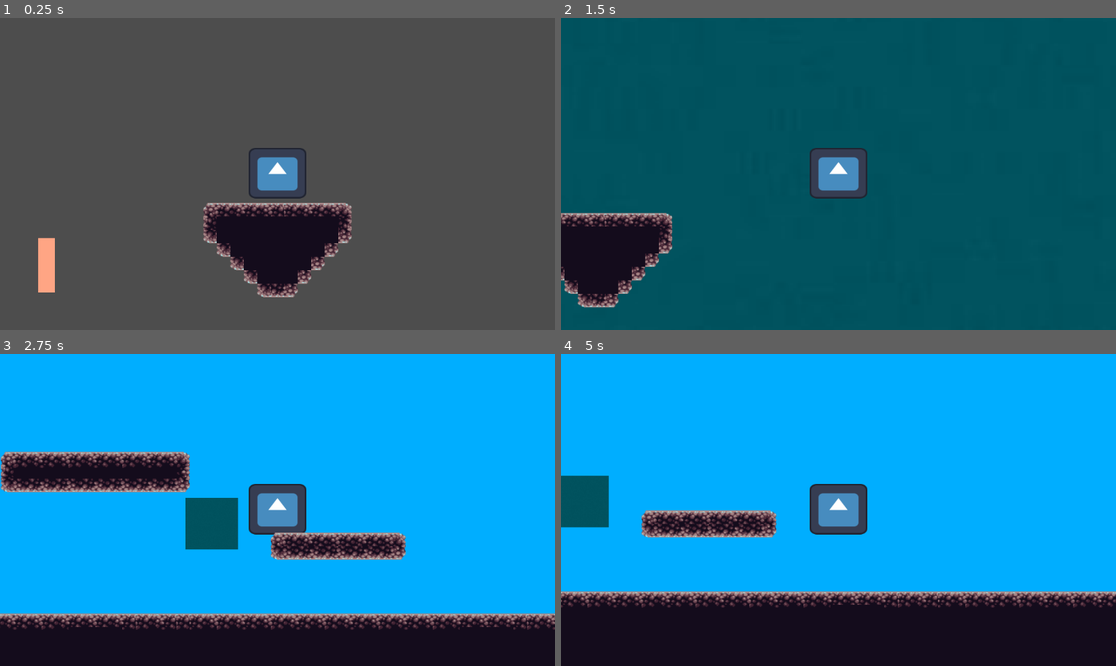
Above: before the commit, frames 1-4 (two rows, left to right).
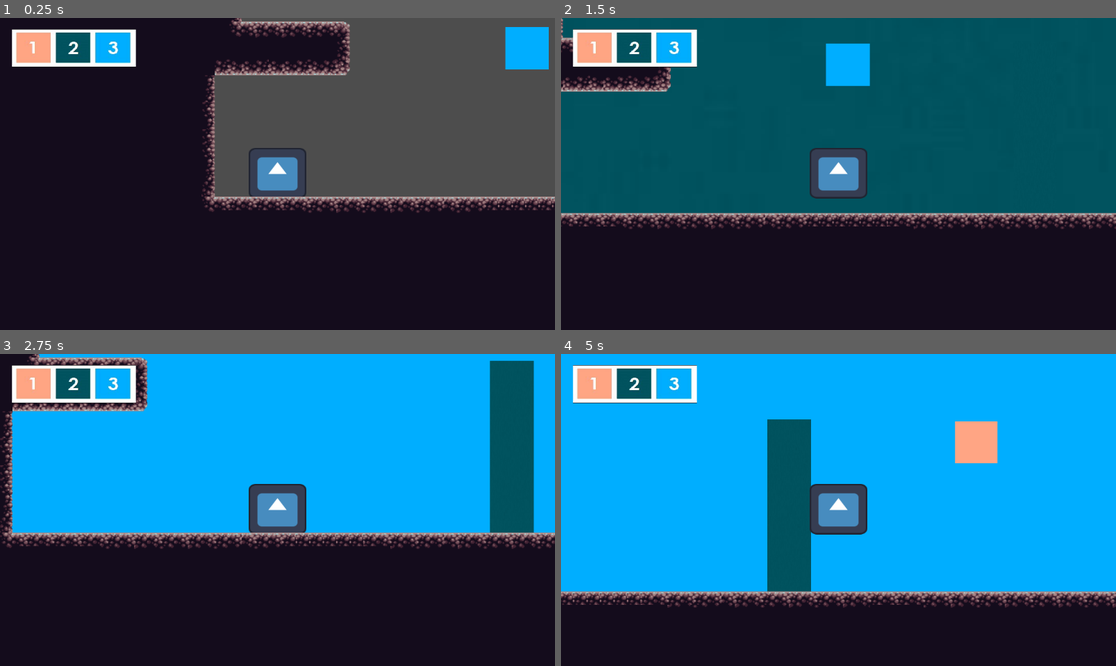
Above: after the commit, the same moments.

Repository: nattbc/proyecto_grupo_3
Game: Godot game, scene res://node_2d.tscn
Same seed, same stepped clock (60 frames per second), same inputs: the game is played once before the commit and once after it. The engine's default icon, where the game draws it, is replaced by a stand-in: a white triangle on a blue panel in a dark square.
Inputs:
- Up to frame 1 (0.25 s): no input
- Up to frame 2 (1.5 s): hold 1 (press_1) 0.53-1.28 s; hold Right (move_right) from 0.53 s (still down); tap Up (move_up) at 0.77 s; tap 2 (press_2) at 1.35 s
- Up to frame 3 (2.75 s): tap Up (move_up) at 1.52 s; release Right (move_right) at 2.03 s; hold Left (move_left) from 2.03 s (still down); hold 3 (press_3) from 2.03 s (still down)
- Up to frame 4 (5 s): release Left (move_left) at 2.78 s; release 3 (press_3) at 2.78 s; hold Right (move_right) 2.78-4.28 s; tap 1 (press_1) at 2.85 s; tap Up (move_up) at 3.02, 3.77, 4.52 s; hold 2 (press_2) 3.53-4.28 s; hold Left (move_left) from 4.28 s (still down); tap 3 (press_3) at 4.35 s

The runs differ from the first frame. In frame 1, 66% of the frame differs, in the area x 0-100%, y 0-100%; in frame 2, 39%; in frame 3, 43%; in frame 4, 13%.

Commit message:
arreglamos referencias

Diff:
--- /dev/null
+++ b/fin.tscn
@@ -0,0 +1,10 @@
+[gd_scene load_steps=2 format=3 uid="uid://dn7dl1085nlv"]
+
+[ext_resource type="Texture2D" uid="uid://df7k8qkmu7nip" path="res://estrella_fin.png" id="1_4ul0e"]
+
+[node name="fin" type="StaticBody2D"]
+
+[node name="EstrellaFin" type="Sprite2D" parent="."]
+position = Vector2(2.38419e-07, -1)
+scale = Vector2(0.139, 0.134)
+texture = ExtResource("1_4ul0e")
--- a/node_2d.tscn
+++ b/node_2d.tscn
@@ -10,6 +10,7 @@
 [ext_resource type="Script" path="res://verde.gd" id="6_rft67"]
 [ext_resource type="PackedScene" uid="uid://cq3px3o31q0lc" path="res://fondo rosa.tscn" id="7_32mw1"]
 [ext_resource type="PackedScene" uid="uid://b7bp4vog26hgx" path="res://celeste.tscn" id="9_ggrkb"]
+[ext_resource type="Texture2D" uid="uid://ctg42pjn7ct0u" path="res://Captura de pantalla 2023-09-01 091909.png" id="11_l1yfj"]
 
 [sub_resource type="TileSetAtlasSource" id="TileSetAtlasSource_564cq"]
 texture = ExtResource("2_1sqn8")
@@ -291,16 +292,15 @@
 collision_layer = 8
 collision_mask = 0
 
+[node name="StaticBody2D" type="StaticBody2D" parent="."]
+position = Vector2(10, 527)
+
 [node name="larry" parent="." instance=ExtResource("1_6ulmk")]
-position = Vector2(1016, -42)
+position = Vector2(10, 527)
 collision_mask = 7
 
 [node name="RemoteTransform2D" type="RemoteTransform2D" parent="larry"]
 remote_path = NodePath("../../Camera2D")
-
-[node name="Camera2D" type="Camera2D" parent="."]
-position = Vector2(1016, -42)
-zoom = Vector2(1.75, 1.75)
 
 [node name="TileMap" type="TileMap" parent="."]
 position = Vector2(0, 57)
@@ -308,3 +308,19 @@
 format = 2
 layer_0/name = "piso"
 layer_0/tile_data = PackedInt32Array(2097152, 262144, 0, 2162688, 262144, 2, 2228224, 262144, 2, 2097153, 65536, 0, 216 …(82346 unchanged characters)…
+
+[node name="Camera2D" type="Camera2D" parent="."]
+position = Vector2(10, 527)
+zoom = Vector2(1.75, 1.75)
+
+[node name="Container" type="Container" parent="Camera2D"]
+clip_contents = true
+offset_left = -315.0
+offset_top = -172.0
+offset_right = -168.0
+offset_bottom = -127.0
+
+[node name="CapturaDePantalla2023-09-01091909" type="Sprite2D" parent="Camera2D/Container"]
+position = Vector2(73.5, 22.5)
+scale = Vector2(0.107613, 0.0958904)
+texture = ExtResource("11_l1yfj")
Binary file added: Captura de pantalla 2023-09-01 091909.png
Not shown, added: Captura de pantalla 2023-09-01 091909.png.import
Binary file added: estrella_fin.png
Not shown, added: estrella_fin.png.import
Not shown: 1 places in node_2d.tscn that only renumber resources
